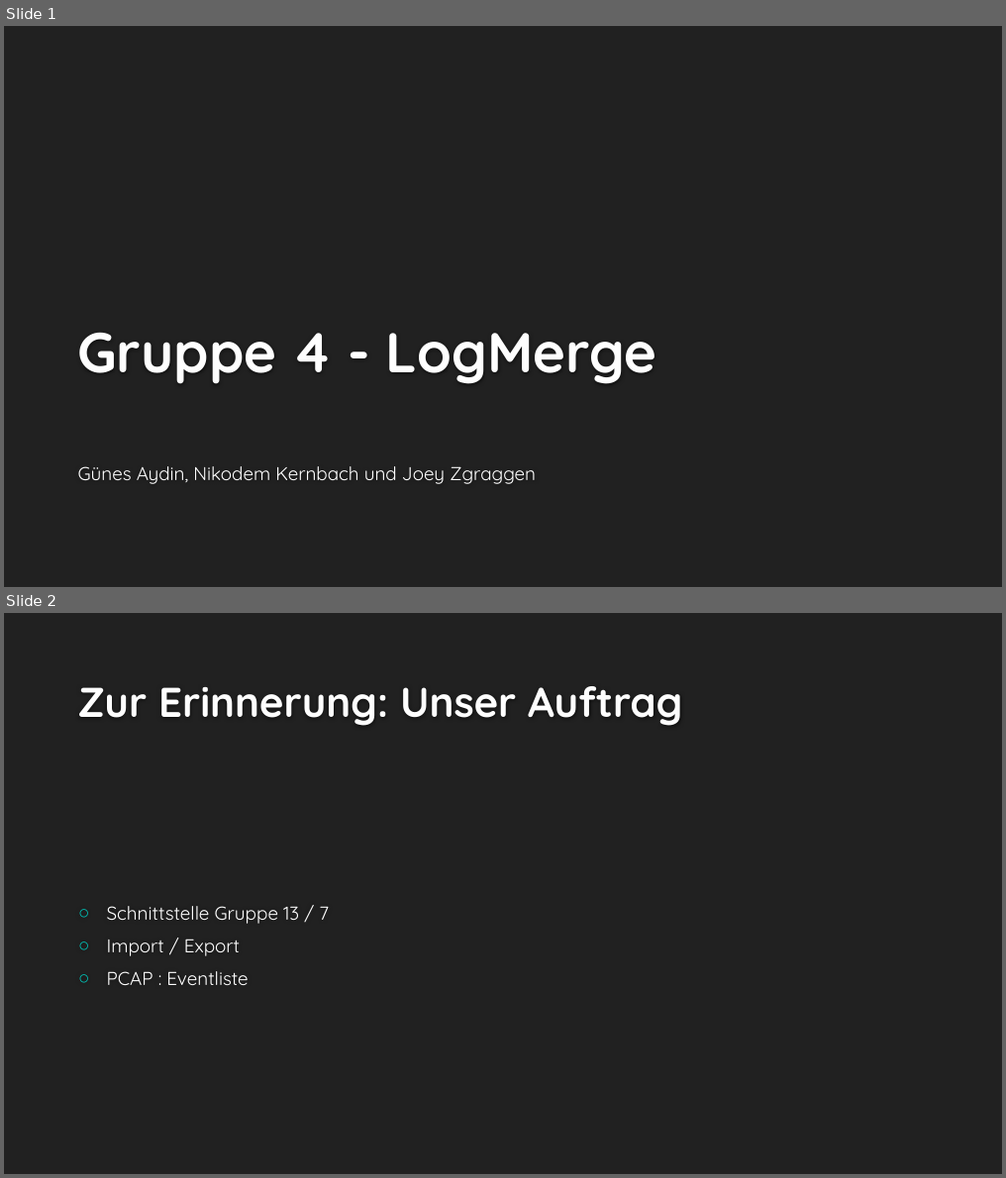
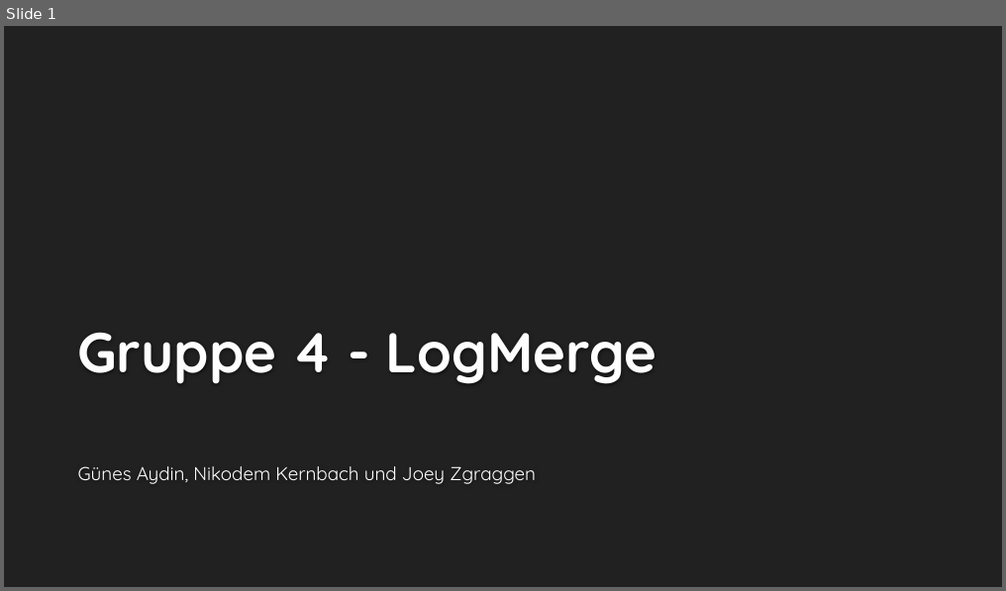
Before and after one commit to cn-uofbasel/BACnet, a slide deck: groups/04-logMerge/kurzpresi.pptx. Shown one above the other, each under a label of ours: slides 1 and 2 before the commit, slide 1 after it. The pictures are 1006x1178 and 1006x591 pixels, drawn with LibreOffice and Linux fonts; fonts in the diff are those of the drawing; background and template pictures are left out. Boxes give left, top, right and bottom in pixels: in the first picture for what was removed or moved away, otherwise in the second. Text is boxed around its words. In the diff, an @@ line names an element or a change of style, - is before the commit and + after.

```diff
--- a/groups/04-logMerge/kurzpresi.pptx
+++ b/groups/04-logMerge/kurzpresi.pptx
@@ slide 2 removed at [4,613,1002,1174], background #212121 @@
@@ title removed at [78,686,682,726] @@
-Zur Erinnerung: Unser Auftrag
@@ text removed at [107,906,329,985] @@
-○ Schnittstelle Gruppe 13 / 7
-○ Import / Export
-○ PCAP : Eventliste
```
Also in this commit, not shown: 4 slides changed, 5 slides added, 1 other file.
